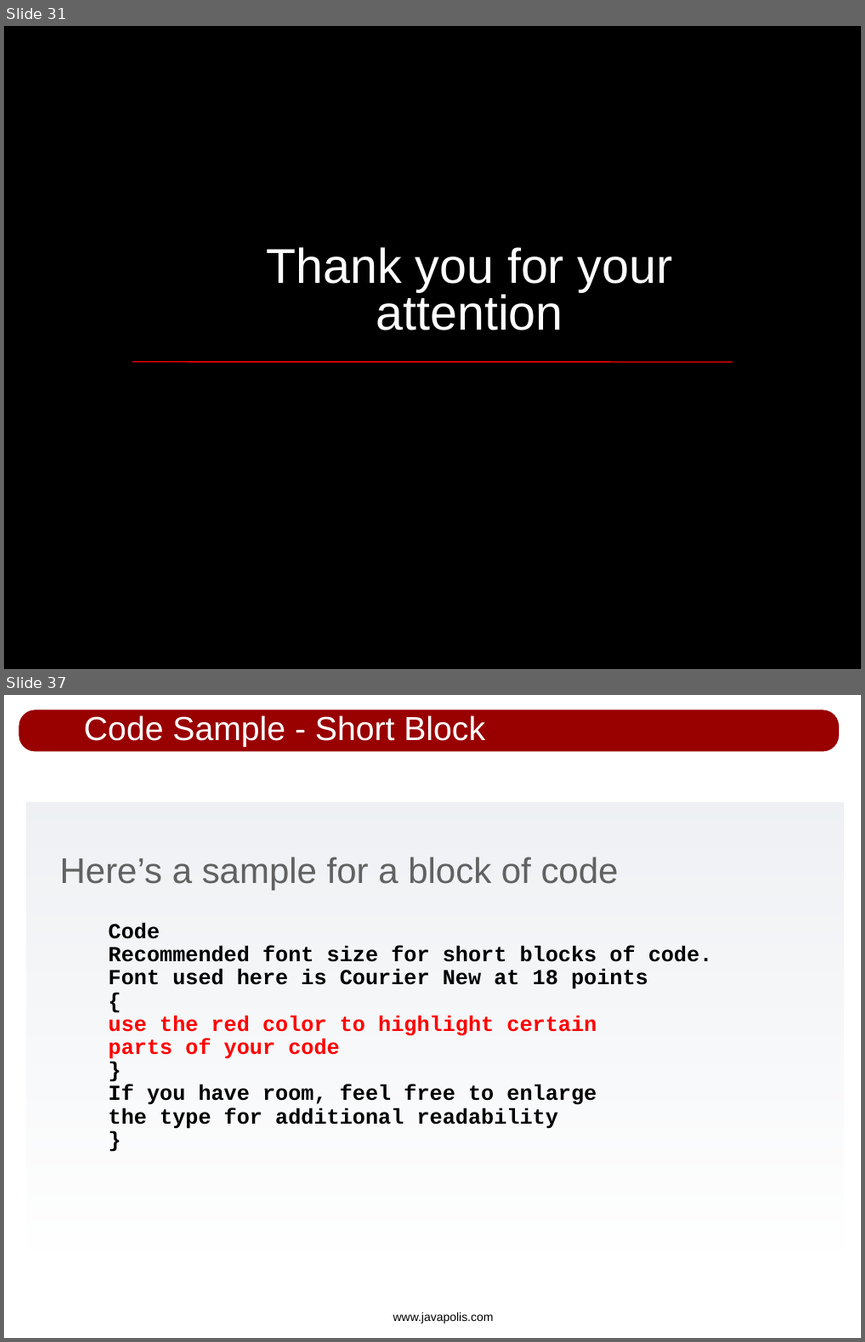
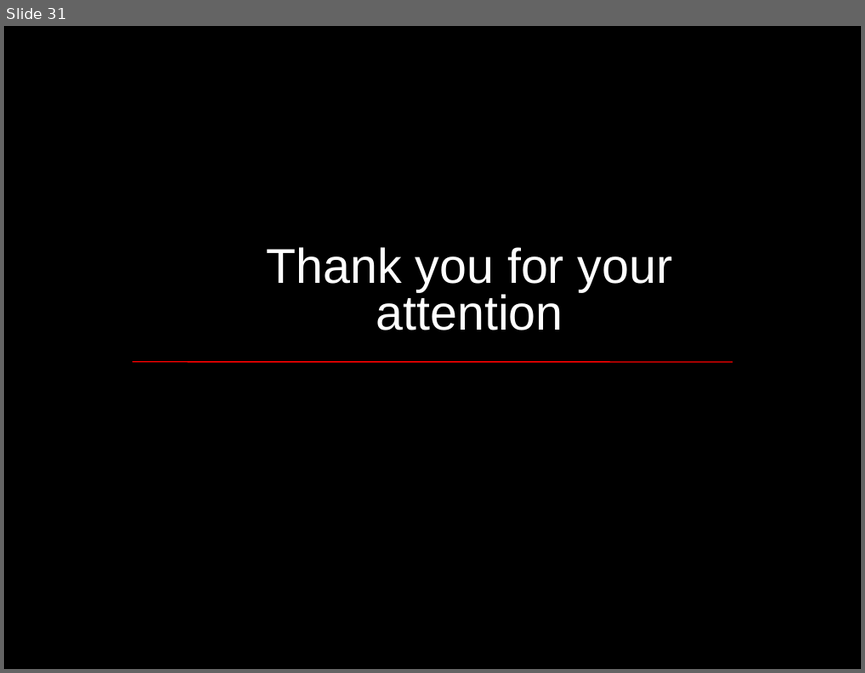
Before and after one commit to apache/incubator-kie-optaplanner, a slide deck: drools-solver/src/presentations/drools-solver_javapolis_2007.odp. Shown one above the other, each under a label of ours: slides 31 and 37 before the commit, slide 31 after it; the slides between them are not shown. The pictures are 865x1342 and 865x673 pixels, drawn with LibreOffice and Linux fonts; fonts in the diff are those of the drawing; background and template pictures are left out. Boxes give left, top, right and bottom in pixels: in the first picture for what was removed or moved away, otherwise in the second. Text is boxed around its words. In the diff, an @@ line names an element or a change of style, - is before the commit and + after.

```diff
--- a/drools-solver/src/presentations/drools-solver_javapolis_2007.odp
+++ b/drools-solver/src/presentations/drools-solver_javapolis_2007.odp
@@ slide 37 removed at [4,695,861,1338], background #FFFFFF @@
@@ rounded rectangle removed at [18,709,840,753] @@
@@ title removed at [84,715,485,747] @@
-Code Sample - Short Block
@@ rectangle removed at [26,802,844,1259] @@
@@ text removed at [60,857,619,891] @@
-Here’s a sample for a block of code
@@ text removed at [109,922,713,1129] @@
-Code
-Recommended font size for short blocks of code.
-Font used here is Courier New at 18 points
-{
-use the red color to highlight certain
-parts of your code
-}
-If you have room, feel free to enlarge
-the type for additional readability
-}
@@ text removed at [393,1312,494,1323] @@
-www.javapolis.com
```
Also in this commit, not shown: 3 slides changed, 7 other slides removed.
